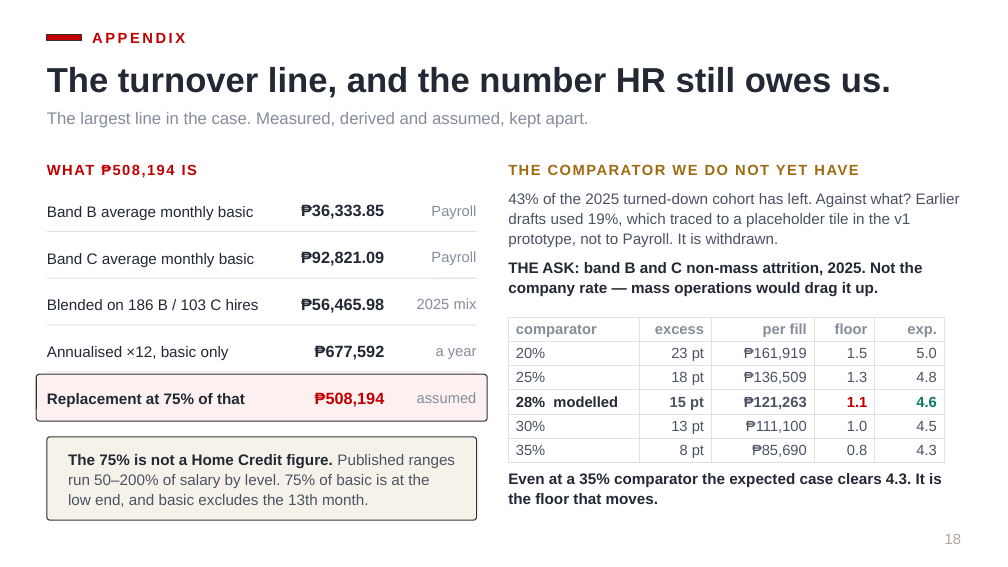
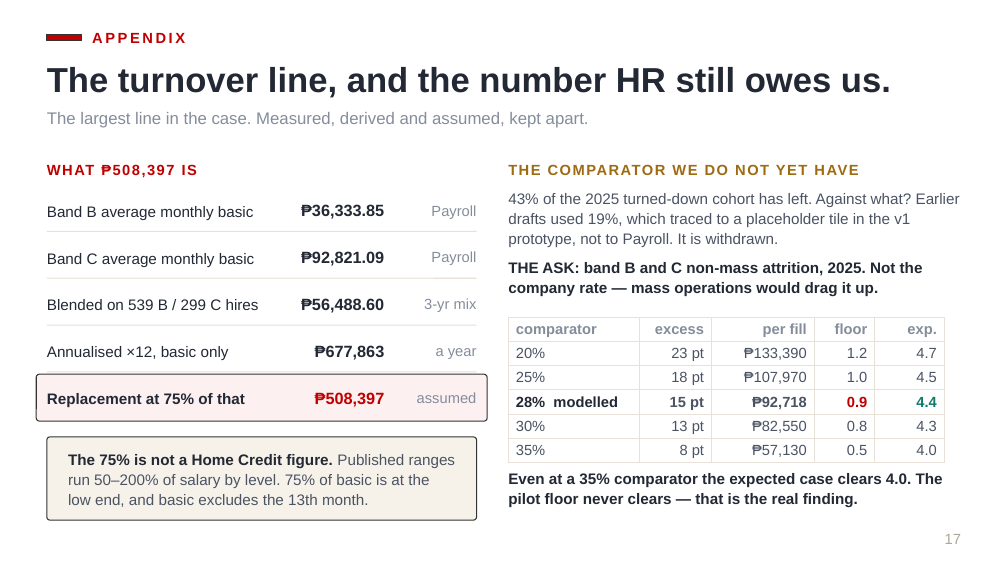
Before and after one commit to Ruffa06/Talent-Marketplace, a slide deck: slide 17 of docs/Growth_Executive_ALP.pptx (slide 18 before the commit). Drawn at 1008x567 pixels with LibreOffice and Linux fonts; fonts in the diff are those of the drawing. Boxes give left, top, right and bottom in pixels: in the first picture for what was removed or moved away, otherwise in the second. Text is boxed around its words. In the diff, an @@ line names an element or a change of style, - is before the commit and + after.

```diff
--- a/docs/Growth_Executive_ALP.pptx
+++ b/docs/Growth_Executive_ALP.pptx
@@ text at (47,160,476,180): text changed @@
-WHAT ₱508,194 IS
+WHAT ₱508,397 IS
@@ text at (47,299,259,310): text changed @@
-Blended on 186 B / 103 C hires
+Blended on 539 B / 299 C hires
@@ text at (301,298,384,313): text changed @@
-₱56,465.98
+₱56,488.60
@@ text at (424,298,477,312): text changed @@
-2025 mix
+3-yr mix
@@ table at (508,318,944,462) @@
-row 2: 20% | 23 pt | ₱161,919 | 1.5 | 5.0
+row 2: 20% | 23 pt | ₱133,390 | 1.2 | 4.7
-row 3: 25% | 18 pt | ₱136,509 | 1.3 | 4.8
+row 3: 25% | 18 pt | ₱107,970 | 1.0 | 4.5
-row 4: 28% modelled | 15 pt | ₱121,263 | 1.1 | 4.6
+row 4: 28% modelled | 15 pt | ₱92,718 | 0.9 | 4.4
-row 5: 30% | 13 pt | ₱111,100 | 1.0 | 4.5
+row 5: 30% | 13 pt | ₱82,550 | 0.8 | 4.3
-row 6: 35% | 8 pt | ₱85,690 | 0.8 | 4.3
+row 6: 35% | 8 pt | ₱57,130 | 0.5 | 4.0
@@ text at (315,345,385,360): text changed @@
-₱677,592
+₱677,863
@@ text at (315,392,385,407): text changed @@
-₱508,194
+₱508,397
@@ text at (508,473,943,507): text changed @@
-Even at a 35% comparator the expected case clears 4.3. It is the floor that moves.
+Even at a 35% comparator the expected case clears 4.0. The pilot floor never clears — that is the real finding.
@@ text at (945,534,961,544): text changed @@
-18
+17
```
Also in this commit, not shown: 10 other slides changed, 1 slide removed, 1 other file.
